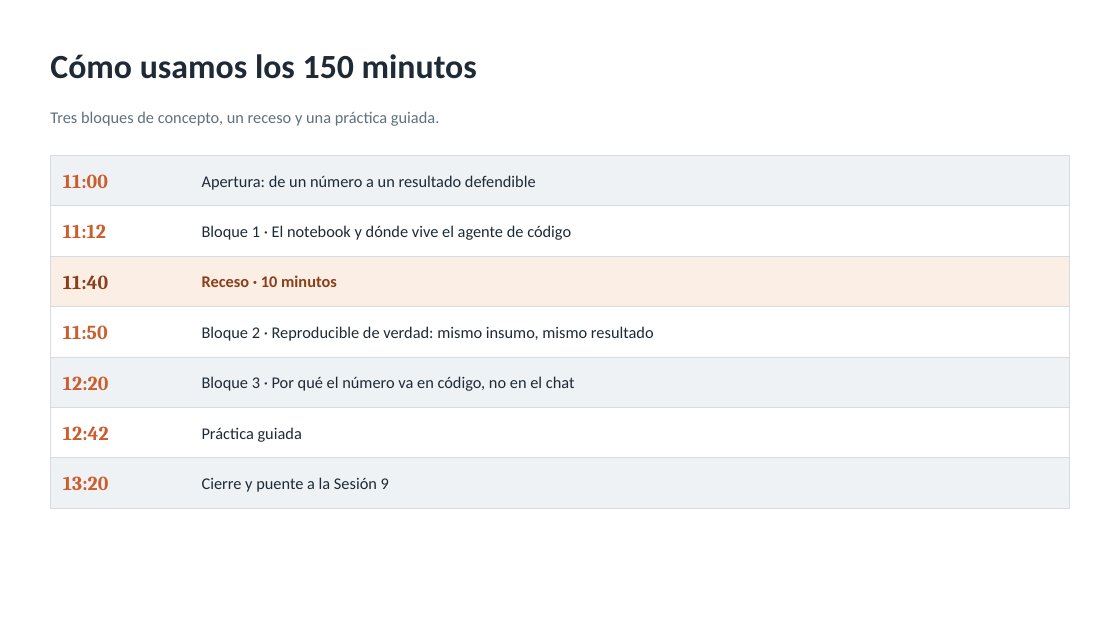
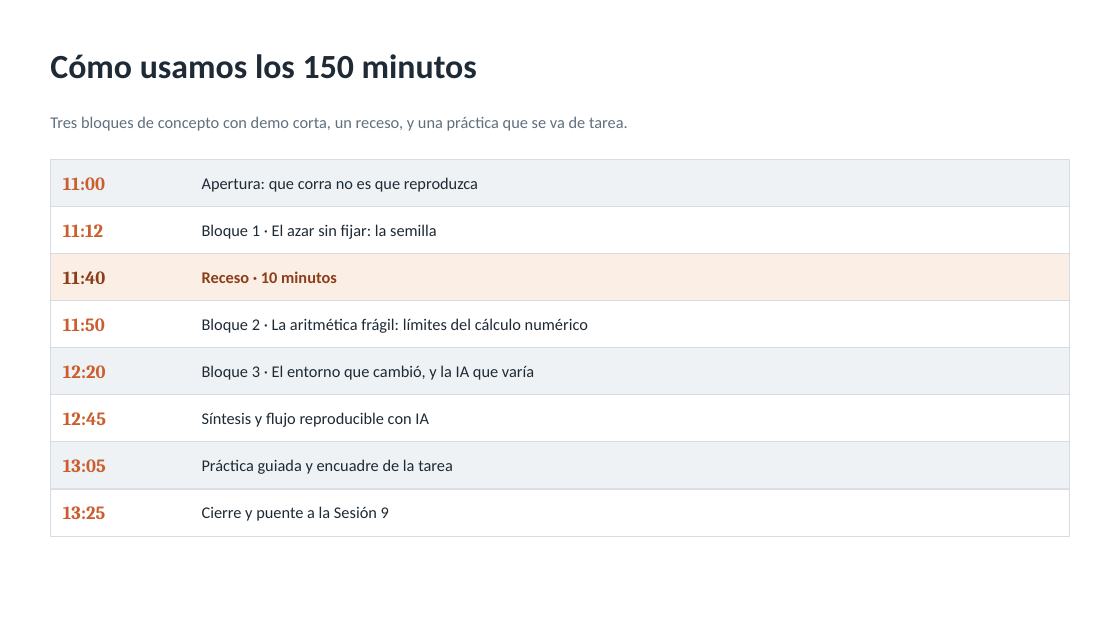
Before and after one commit to marvtrejo/curso-inegi-gen-ai, a slide deck: slide 2 of sesion-08/Sesion_08.pptx. Drawn at 1120x630 pixels with LibreOffice and Linux fonts; fonts in the diff are those of the drawing. Boxes give left, top, right and bottom in pixels: in the first picture for what was removed or moved away, otherwise in the second. Text is boxed around its words. In the diff, an @@ line names an element or a change of style, - is before the commit and + after.

```diff
--- a/sesion-08/Sesion_08.pptx
+++ b/sesion-08/Sesion_08.pptx
@@ text at [50, 116, 628, 131]: text changed @@
-Tres bloques de concepto, un receso y una práctica guiada.
+Tres bloques de concepto con demo corta, un receso, y una práctica que se va de tarea.
@@ rectangle: place and size @@
-rectangle at [50, 155, 1070, 206]
+rectangle at [50, 160, 1070, 207]
@@ text at [202, 177, 478, 192]: text changed @@
-Apertura: de un número a un resultado defendible
+Apertura: que corra no es que reproduzca
@@ text at [202, 224, 437, 239]: text changed @@
-Bloque 1 · El notebook y dónde vive el agente de código
+Bloque 1 · El azar sin fijar: la semilla
@@ rectangle: place and size @@
-rectangle at [50, 256, 1070, 307]
+rectangle at [50, 254, 1070, 301]
@@ text "Receso · 10 minutos": place and size @@
-text "Receso · 10 minutos" at [202, 275, 337, 287]
+text "Receso · 10 minutos" at [202, 271, 337, 283]
@@ rectangle: place and size @@
-rectangle at [50, 307, 1070, 357]
+rectangle at [50, 301, 1070, 348]
@@ text at [202, 318, 588, 333]: text changed @@
-Bloque 2 · Reproducible de verdad: mismo insumo, mismo resultado
+Bloque 2 · La aritmética frágil: límites del cálculo numérico
@@ rectangle: place and size @@
-rectangle at [50, 357, 1070, 408]
+rectangle at [50, 348, 1070, 395]
@@ size 17 to 16 pt in 5 elements at [63, 224, 103, 237], [63, 177, 105, 190], [63, 271, 105, 284], [63, 318, 105, 331], [63, 365, 106, 378] @@
@@ text "12:20": place and size @@
-text "12:20" at [63, 376, 108, 390]
+text "12:20" at [63, 365, 106, 378]
@@ text at [202, 365, 534, 380]: text changed @@
-Bloque 3 · Por qué el número va en código, no en el chat
+Bloque 3 · El entorno que cambió, y la IA que varía
@@ rectangle: place and size @@
-rectangle at [50, 408, 1070, 458]
+rectangle at [50, 395, 1070, 442]
@@ text at [63, 412, 106, 425]: text changed; size 17 to 16 pt @@
-12:42
+12:45
@@ text at [202, 412, 429, 427]: text changed @@
-Práctica guiada
+Síntesis y flujo reproducible con IA
@@ rectangle: place and size @@
-rectangle at [50, 458, 1070, 508]
+rectangle at [50, 442, 1070, 489]
@@ text at [63, 459, 106, 472]: text changed; size 17 to 16 pt @@
-13:20
+13:05
@@ text added at [202, 459, 453, 474], 14 pt, text #1E2A35 @@
+Práctica guiada y encuadre de la tarea
@@ rectangle added at [50, 489, 1070, 536], fill #FFFFFF, outline #D5DCE3 0.5 pt @@
@@ text added at [63, 506, 105, 519], 16 pt, text #CB5E2E, bold @@
+13:25
@@ text "Cierre y puente a la ...": place and size @@
-text "Cierre y puente a la ..." at [202, 477, 389, 492]
+text "Cierre y puente a la ..." at [202, 506, 389, 521]
```
Also in this commit, not shown: 5 other slides changed, 12 slides added, 13 slides removed, 10 other files.
